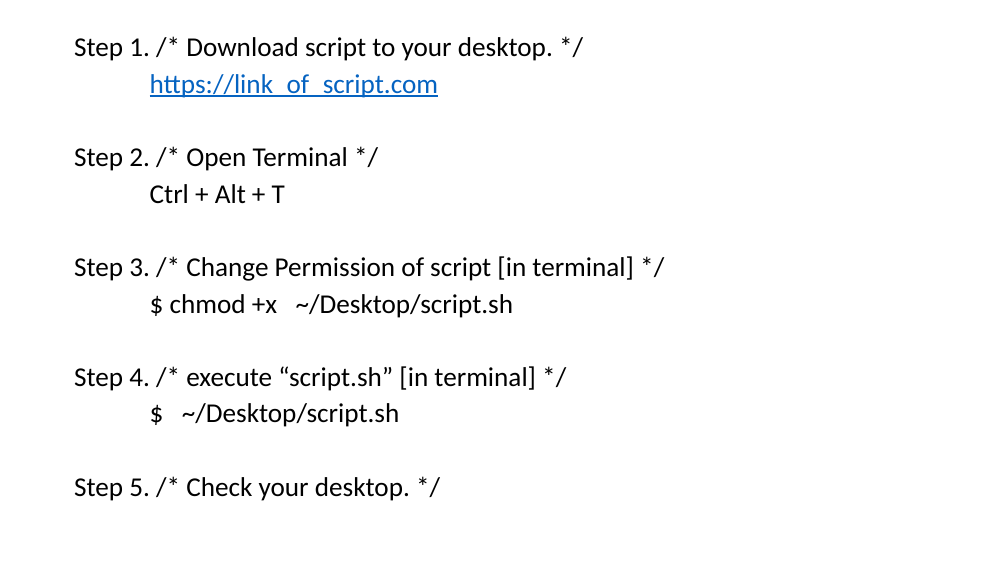
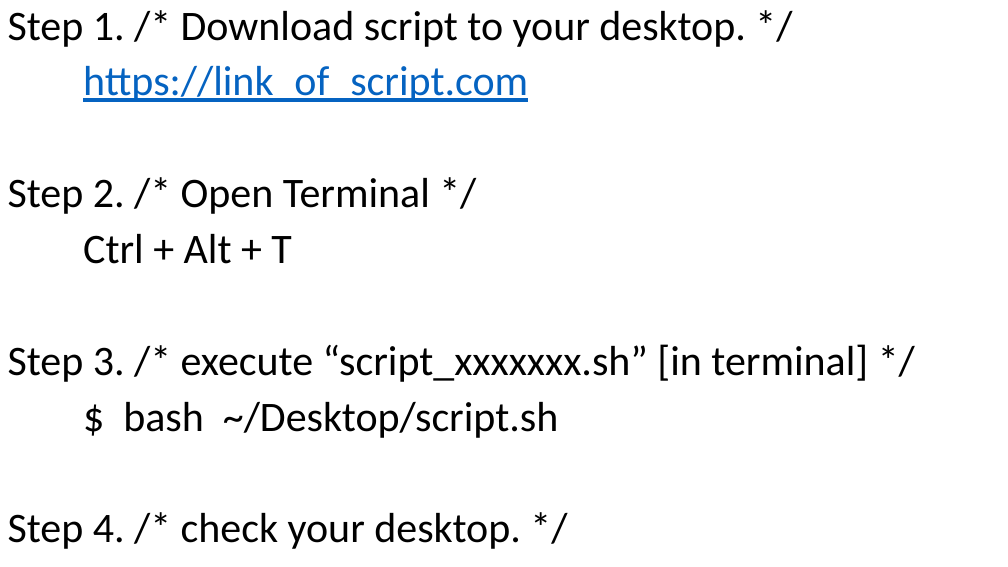
Before and after one commit to nckuacm/acp_cheatsheet, a slide deck: slide 2 of program/pc2/tutorial.pptx. Drawn at 1008x567 pixels with LibreOffice and Linux fonts; fonts in the diff are those of the drawing. Boxes give left, top, right and bottom in pixels: in the first picture for what was removed or moved away, otherwise in the second. Text is boxed around its words. In the diff, an @@ line names an element or a change of style, - is before the commit and + after.

```diff
--- a/program/pc2/tutorial.pptx
+++ b/program/pc2/tutorial.pptx
@@ text "Step 1. /* Download script ..." moved from (x1=74, y1=37, x2=634, y2=501) to (x1=8, y1=11, x2=868, y2=549) @@
@@ text at (x1=8, y1=11, x2=745, y2=264): size 25.9 to 40 pt in "Step 1. /* Download script to your ...", "https://link_of_script.com", "Step 2. /* Open Terminal */", "Ctrl + Alt + T"; line spacing 0.8 to 0.9 @@
@@ text at (x1=8, y1=344, x2=868, y2=549): text changed; size 25.9 to 40 pt @@
-Step 3. /* Change Permission of script [in terminal] */
-$ chmod +x ~/Desktop/script.sh
-Step 4. /* execute “script.sh” [in terminal] */
-$ ~/Desktop/script.sh
-Step 5. /* Check your desktop. */
+Step 3. /* execute “script_xxxxxxx.sh” [in terminal] */
+$ bash ~/Desktop/script.sh
+Step 4. /* check your desktop. */
```
Also in this commit, not shown: 2 slides added, 5 other files.
